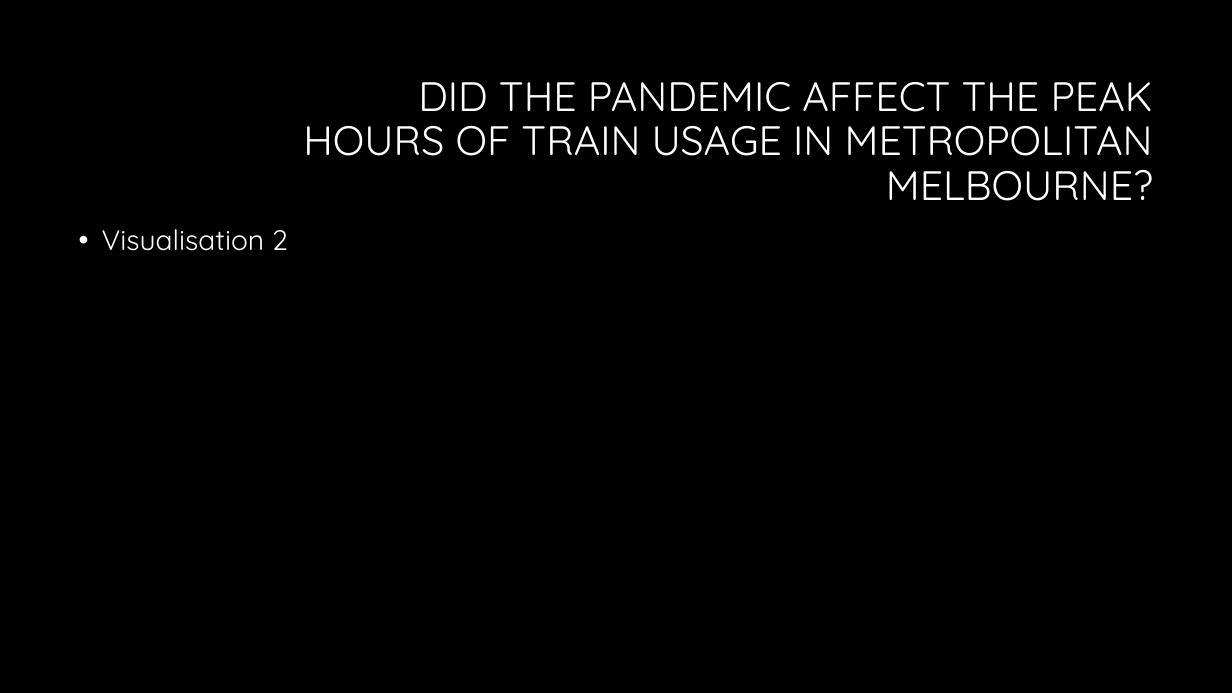
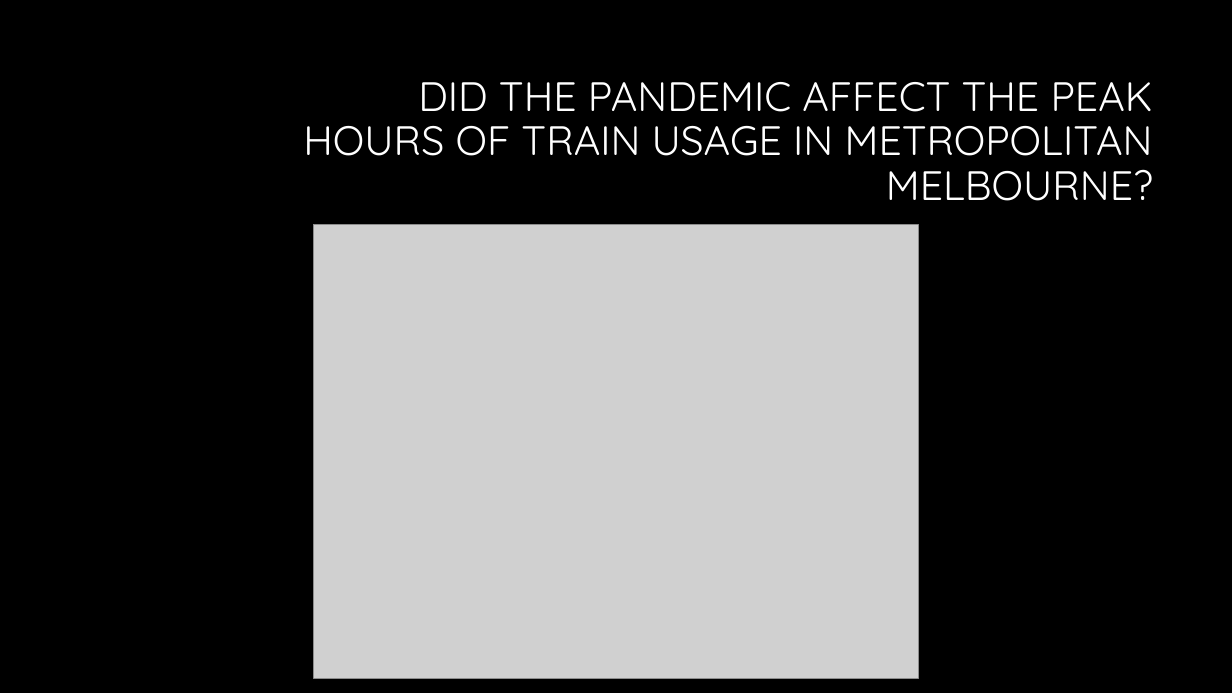
Before and after one commit to hendaman/project-1-challenge, a slide deck: slide 34 of Presentation/Exploring Mobility Patterns in Metropolitan Melbourne Presentation.pptx (slide 31 before the commit). Drawn at 1232x693 pixels with LibreOffice and Linux fonts; fonts in the diff are those of the drawing; grey boxes stand for pictures; background and template pictures are left out. Boxes give left, top, right and bottom in pixels: in the first picture for what was removed or moved away, otherwise in the second. Text is boxed around its words. In the diff, an @@ line names an element or a change of style, - is before the commit and + after.

```diff
--- a/Presentation/Exploring Mobility Patterns in Metropolitan Melbourne Presentation.pptx
+++ b/Presentation/Exploring Mobility Patterns in Metropolitan Melbourne Presentation.pptx
@@ text removed at [102, 229, 288, 251] @@
-• Visualisation 2
@@ picture added at [313, 225, 919, 678] @@
```
Also in this commit, not shown: 7 other slides changed, 5 slides added.
